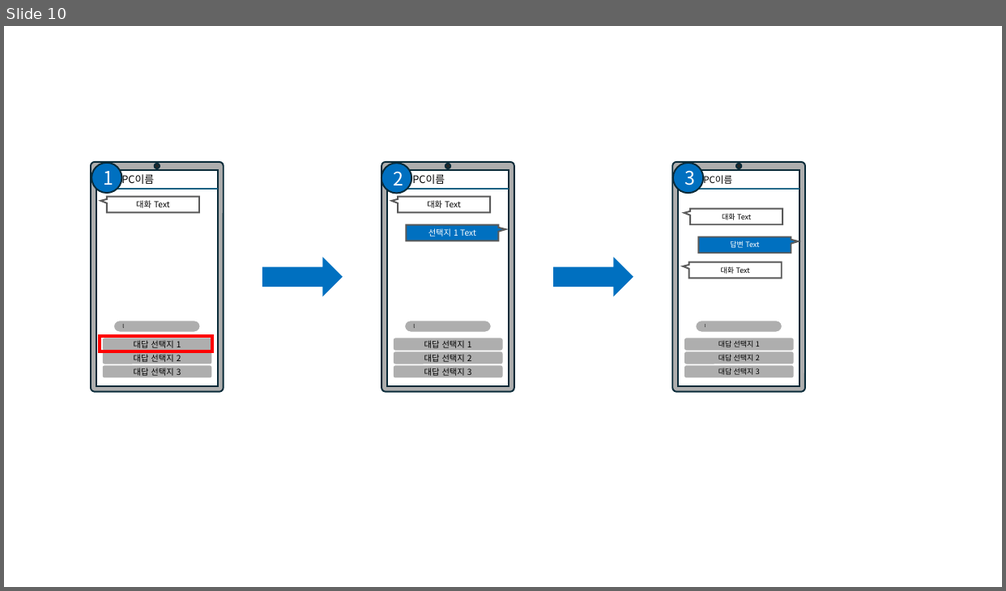
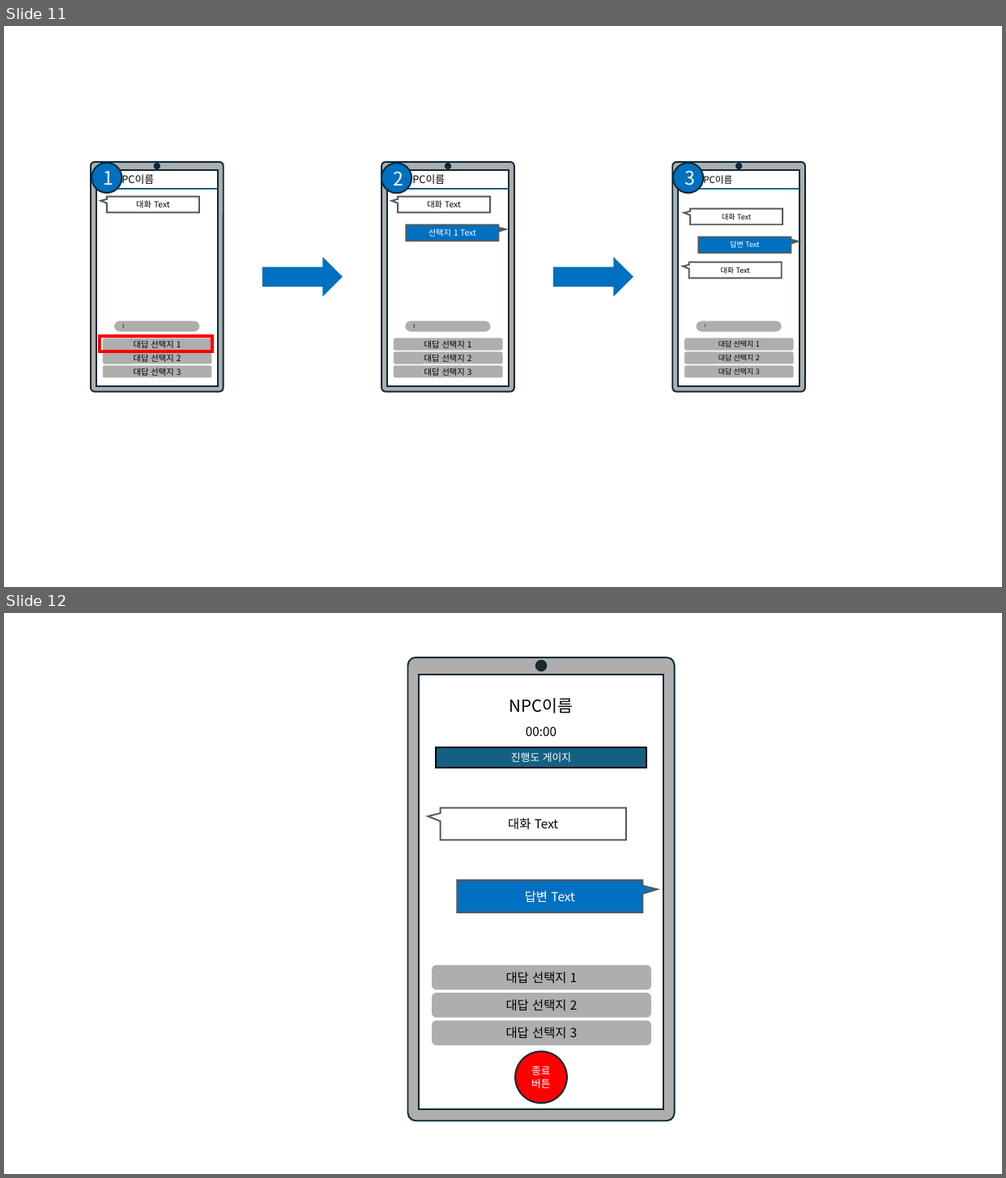
Before and after one commit to weariness00/Mandle_10Minute_Game, a slide deck: document/UI.pptx. Shown one above the other, each under a label of ours: slide 10 before the commit, slides 11 and 12 after it. The pictures are 1006x591 and 1006x1178 pixels, drawn with LibreOffice and Linux fonts; fonts in the diff are those of the drawing; background and template pictures are left out. Boxes give left, top, right and bottom in pixels: in the first picture for what was removed or moved away, otherwise in the second. Text is boxed around its words. In the diff, an @@ line names an element or a change of style, - is before the commit and + after.

```diff
--- a/document/UI.pptx
+++ b/document/UI.pptx
@@ slide 12 added at (x1=4, y1=613, x2=1002, y2=1174), background #FFFFFF @@
@@ rounded rectangle added at (x1=408, y1=658, x2=675, y2=1121), fill #AEAEAE, outline #092A39 1.5 pt @@
@@ ellipse added at (x1=536, y1=661, x2=547, y2=671), fill #262626, outline #092A39 1.5 pt @@
@@ rectangle added at (x1=419, y1=675, x2=663, y2=1110), fill #FFFFFF, outline #092A39 1.5 pt @@
@@ text added at (x1=509, y1=698, x2=573, y2=713), 16 pt, text #000000 @@
+NPC이름
@@ text added at (x1=526, y1=726, x2=556, y2=736), 12 pt, text #000000 @@
+00:00
@@ rectangle added at (x1=436, y1=747, x2=647, y2=768), fill #156082, outline #000000 1.5 pt, 10 pt, text #FFFFFF @@
+진행도 게이지
@@ speech box added at (x1=441, y1=807, x2=626, y2=840), fill #FFFFFF, outline #595959 1.5 pt, 12 pt, text #000000 @@
+대화 Text
@@ speech box added at (x1=457, y1=880, x2=642, y2=913), fill #0070C0, outline #595959 1.5 pt, 12 pt, text #FFFFFF @@
+답변 Text
@@ rounded rectangle added at (x1=432, y1=965, x2=651, y2=990), fill #AEAEAE, 12 pt, text #000000 @@
+대답 선택지 1
@@ rounded rectangle added at (x1=432, y1=994, x2=651, y2=1018), fill #AEAEAE, 12 pt, text #000000 @@
+대답 선택지 2
@@ rounded rectangle added at (x1=432, y1=1021, x2=651, y2=1046), fill #AEAEAE, 12 pt, text #000000 @@
+대답 선택지 3
@@ ellipse added at (x1=515, y1=1052, x2=567, y2=1103), fill #FF0000, outline #092A39 1.5 pt, 10 pt, text #FFFFFF @@
+종료
+버튼
@@ what was slide 10 is now slide 11 @@
```
Also in this commit, not shown: 4 other slides added, 2 other files.
